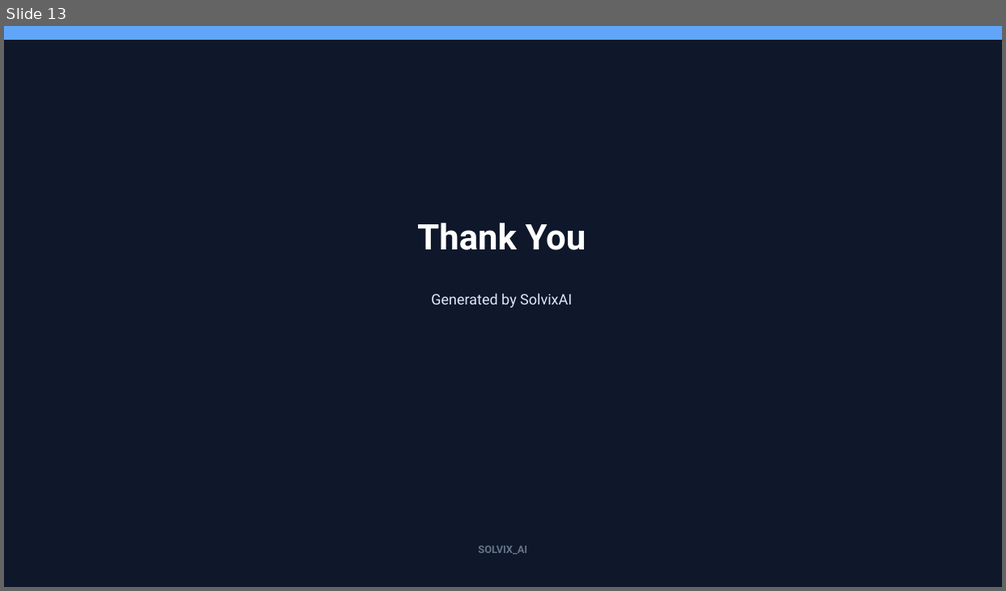
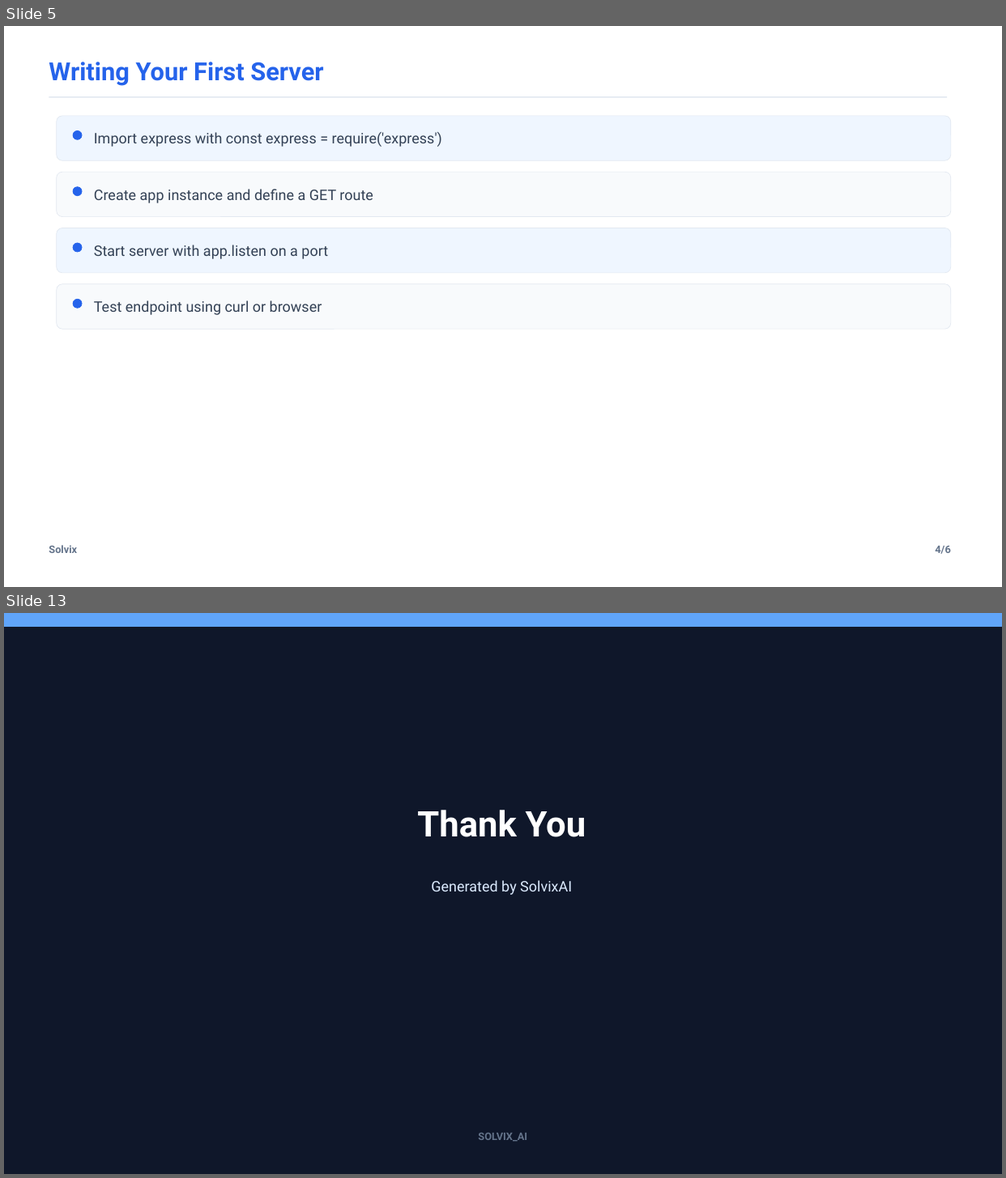
Before and after one commit to SirajAbid17/Solvix, a slide deck: backend/services/agent/presentation.pptx. Shown one above the other, each under a label of ours: slide 13 before the commit, slides 5 and 13 after it; the slides between them are not shown. The pictures are 1006x591 and 1006x1178 pixels, drawn with LibreOffice and Linux fonts; fonts in the diff are those of the drawing. Boxes give left, top, right and bottom in pixels: in the first picture for what was removed or moved away, otherwise in the second. Text is boxed around its words. In the diff, an @@ line names an element or a change of style, - is before the commit and + after.

```diff
--- a/backend/services/agent/presentation.pptx
+++ b/backend/services/agent/presentation.pptx
@@ slide 5 added at box(4, 26, 1002, 587), background #FFFFFF @@
@@ text added at box(49, 62, 323, 86), 24 pt, text #2563EB, bold @@
+Writing Your First Server
@@ line added from (49, 97) to (948, 97), #E2E8F0 1.2 pt @@
@@ rounded rectangle added at box(57, 116, 951, 160), fill #EFF6FF, outline #E2E8F0 0.5 pt @@
@@ ellipse added at box(73, 130, 82, 139), fill #2563EB, outline #2563EB 0.5 pt @@
@@ text added at box(94, 132, 442, 147), 14 pt, text #334155 @@
+Import express with const express = require('express')
@@ rounded rectangle added at box(57, 172, 951, 217), fill #F8FAFC, outline #E2E8F0 0.5 pt @@
@@ ellipse added at box(73, 187, 82, 196), fill #2563EB, outline #2563EB 0.5 pt @@
@@ text added at box(94, 189, 373, 203), 14 pt, text #334155 @@
+Create app instance and define a GET route
@@ rounded rectangle added at box(57, 228, 951, 273), fill #EFF6FF, outline #E2E8F0 0.5 pt @@
@@ ellipse added at box(73, 243, 82, 252), fill #2563EB, outline #2563EB 0.5 pt @@
@@ text added at box(94, 245, 328, 259), 14 pt, text #334155 @@
+Start server with app.listen on a port
@@ rounded rectangle added at box(57, 284, 951, 329), fill #F8FAFC, outline #E2E8F0 0.5 pt @@
@@ ellipse added at box(73, 299, 82, 308), fill #2563EB, outline #2563EB 0.5 pt @@
@@ text added at box(94, 301, 322, 315), 14 pt, text #334155 @@
+Test endpoint using curl or browser
@@ text added at box(49, 545, 77, 553), 10 pt, text #64748B, bold @@
+Solvix
@@ text added at box(935, 546, 950, 554), 10 pt, text #64748B, bold @@
+4/6
```
Also in this commit, not shown: 6 slides changed, 5 other slides added, 6 slides removed, 25 other files.
